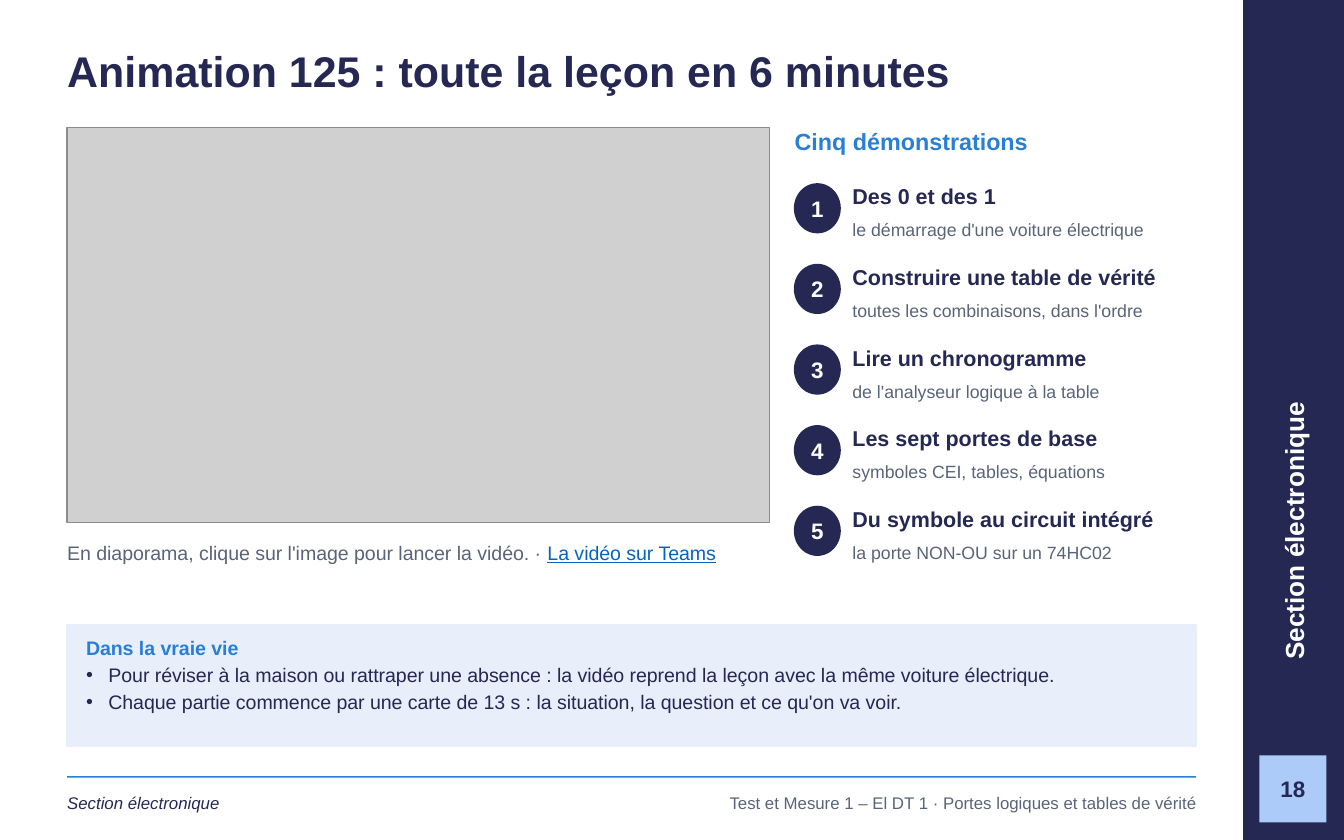
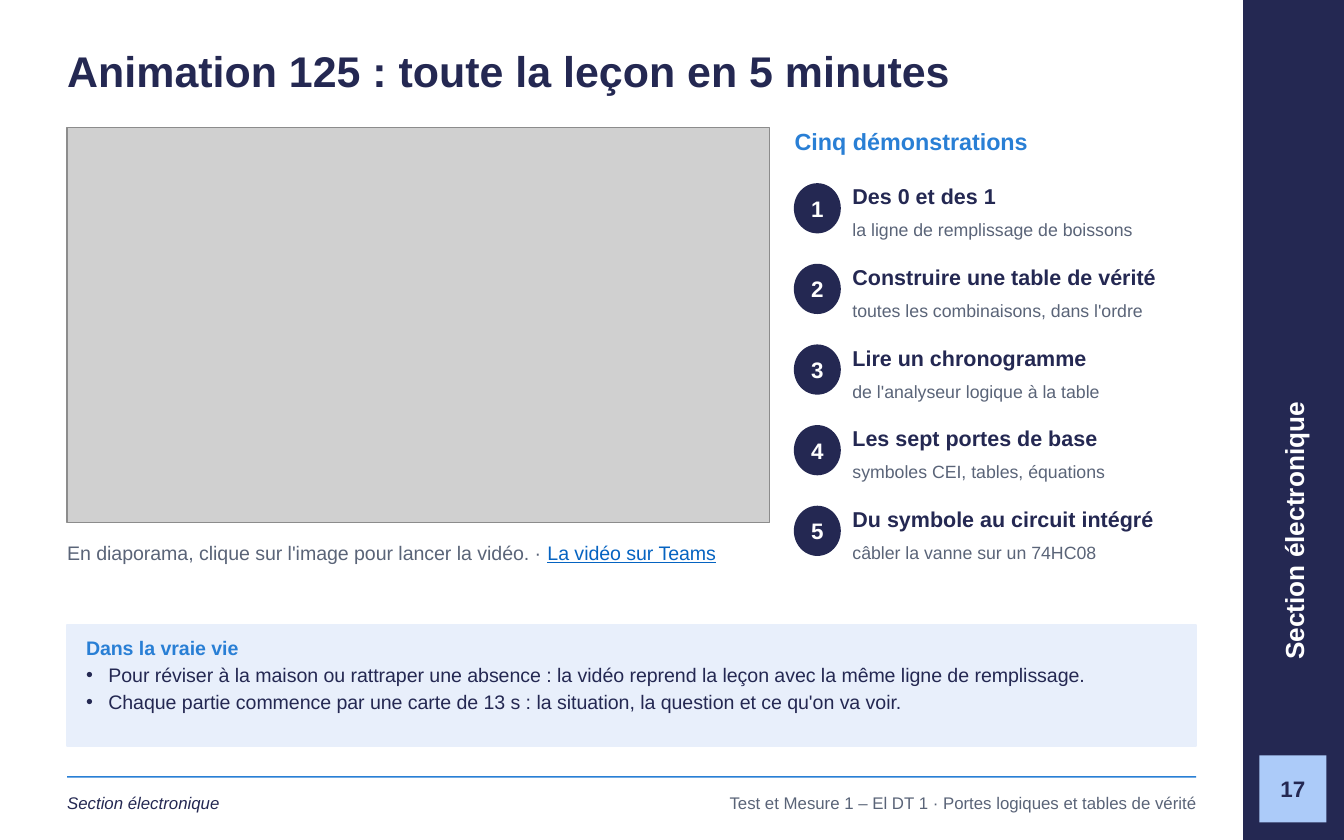
Before and after one commit to GlemoineETML/cours-etml, a slide deck: slide 17 of reference/tm1/semaine-1/120 Portes logiques et tables de vérité.pptx (slide 18 before the commit). Drawn at 1344x840 pixels with LibreOffice and Linux fonts; fonts in the diff are those of the drawing; grey boxes stand for pictures; background and template pictures are left out. Boxes give left, top, right and bottom in pixels: in the first picture for what was removed or moved away, otherwise in the second. Text is boxed around its words. In the diff, an @@ line names an element or a change of style, - is before the commit and + after.

```diff
--- a/reference/tm1/semaine-1/120 Portes logiques et tables de vérité.pptx
+++ b/reference/tm1/semaine-1/120 Portes logiques et tables de vérité.pptx
@@ text at <box>67,56,950,96</box>: text changed @@
-Animation 125 : toute la leçon en 6 minutes
+Animation 125 : toute la leçon en 5 minutes
@@ text at <box>852,223,1133,240</box>: text changed @@
-le démarrage d'une voiture électrique
+la ligne de remplissage de boissons
@@ text at <box>852,546,1096,559</box>: text changed @@
-la porte NON‑OU sur un 74HC02
+câbler la vanne sur un 74HC08
@@ text at <box>108,667,1085,686</box>: text changed @@
-• Pour réviser à la maison ou rattraper une absence : la vidéo reprend la leçon avec la même voiture électrique.
+• Pour réviser à la maison ou rattraper une absence : la vidéo reprend la leçon avec la même ligne de remplissage.
@@ page number at <box>1280,781,1305,797</box>: text changed @@
-18
+17
```
Also in this commit, not shown: 16 other slides changed, 1 slide removed, 4 other files.
